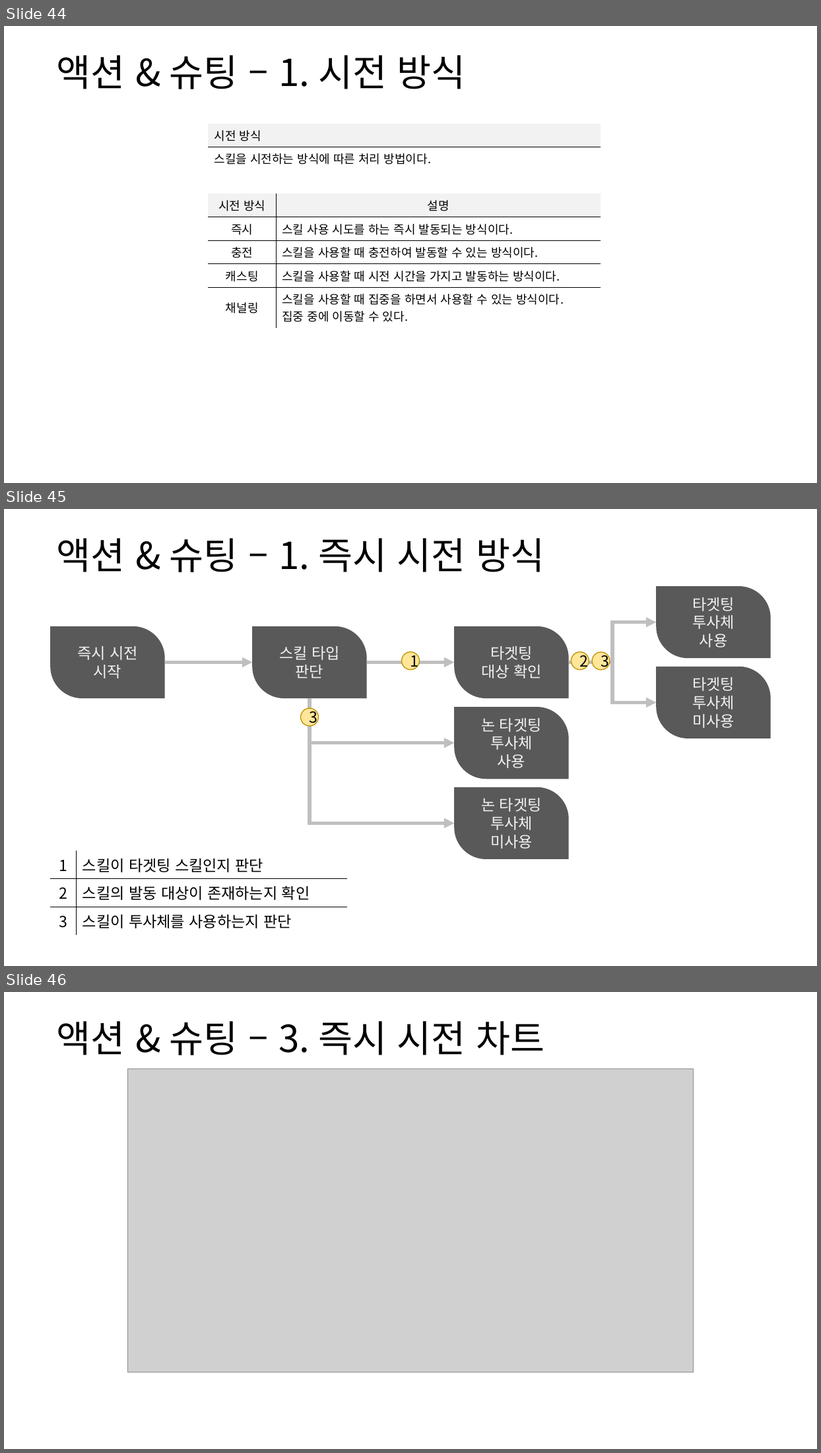
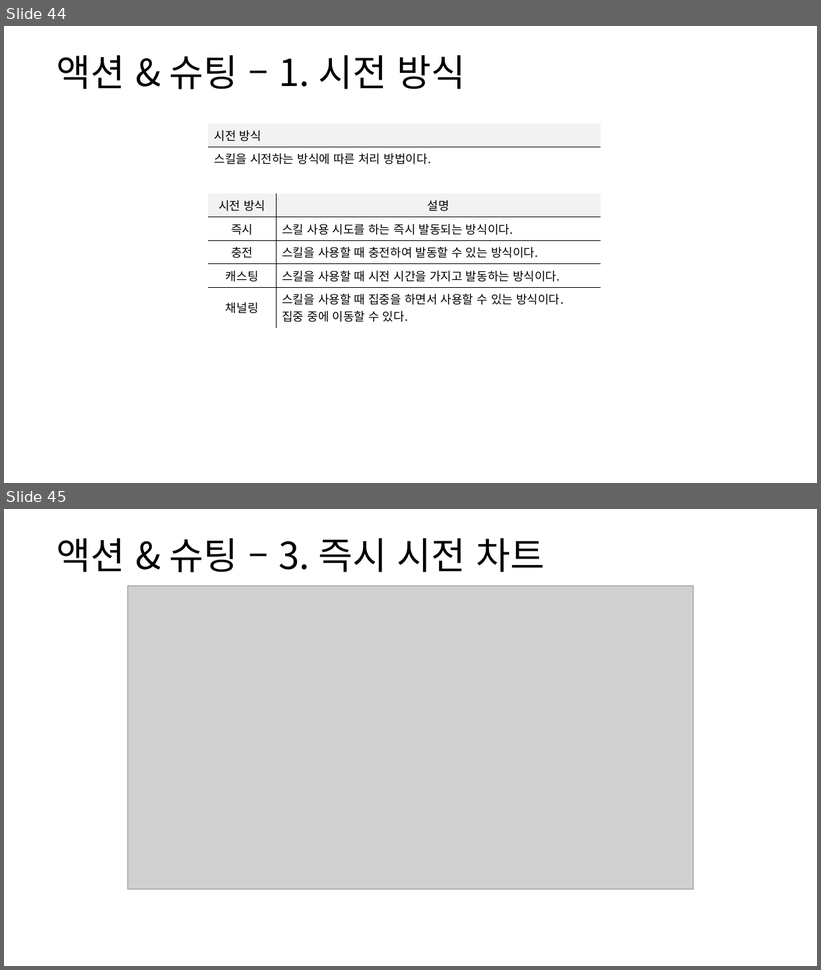
Before and after one commit to yjk0401/unityenginebasic_9th, a slide deck: 기획/방랑엽사전/스킬 시스템 기획서.pptx. Shown one above the other, each under a label of ours: slides 44, 45 and 46 before the commit, slides 44 and 45 after it. The pictures are 821x1453 and 821x970 pixels, drawn with LibreOffice and Linux fonts; fonts in the diff are those of the drawing; grey boxes stand for pictures. Boxes give left, top, right and bottom in pixels: in the first picture for what was removed or moved away, otherwise in the second. Text is boxed around its words. In the diff, an @@ line names an element or a change of style, - is before the commit and + after.

```diff
--- a/기획/방랑엽사전/스킬 시스템 기획서.pptx
+++ b/기획/방랑엽사전/스킬 시스템 기획서.pptx
@@ slide 45 removed at <box>4,509,817,966</box>, background #FFFFFF @@
@@ text removed at <box>56,538,545,572</box> @@
-액션 & 슈팅 – 1. 즉시 시전 방식
@@ round diag rect removed at <box>657,586,772,658</box> @@
-타겟팅
-투사체
-사용
@@ round diag rect removed at <box>50,626,165,698</box> @@
-즉시 시전
-시작
@@ round diag rect removed at <box>252,626,367,698</box> @@
-스킬 타입 판단
@@ round diag rect removed at <box>454,626,569,698</box> @@
-타겟팅
-대상 확인
@@ elbow arrow removed from (569, 663) to (657, 623) @@
@@ elbow arrow removed from (165, 663) to (252, 663) @@
@@ elbow arrow removed from (367, 663) to (454, 663) @@
@@ ellipse removed at <box>402,652,419,670</box> @@
-1
@@ elbow arrow removed from (569, 663) to (657, 702) @@
@@ ellipse removed at <box>572,652,589,670</box> @@
-2
@@ ellipse removed at <box>592,652,610,670</box> @@
-3
@@ round diag rect removed at <box>657,666,772,739</box> @@
-타겟팅
-투사체
-미사용
@@ elbow arrow removed from (310, 698) to (454, 743) @@
@@ elbow arrow removed from (310, 698) to (454, 824) @@
@@ ellipse removed at <box>300,708,318,726</box> @@
-3
@@ round diag rect removed at <box>454,707,569,779</box> @@
-논 타겟팅
-투사체
-사용
@@ round diag rect removed at <box>454,788,569,859</box> @@
-논 타겟팅
-투사체
-미사용
@@ table removed at <box>50,851,347,931</box>, 3 rows, 2 columns @@
-1 | 스킬이 타겟팅 스킬인지 판단
-2 | 스킬의 발동 대상이 존재하는지 확인
-3 | 스킬이 투사체를 사용하는지 판단
@@ what was slide 46 is now slide 45 @@
```
Also in this commit, not shown: 8 slides changed, 2 slides added, 6 other slides removed, 1 other file.
